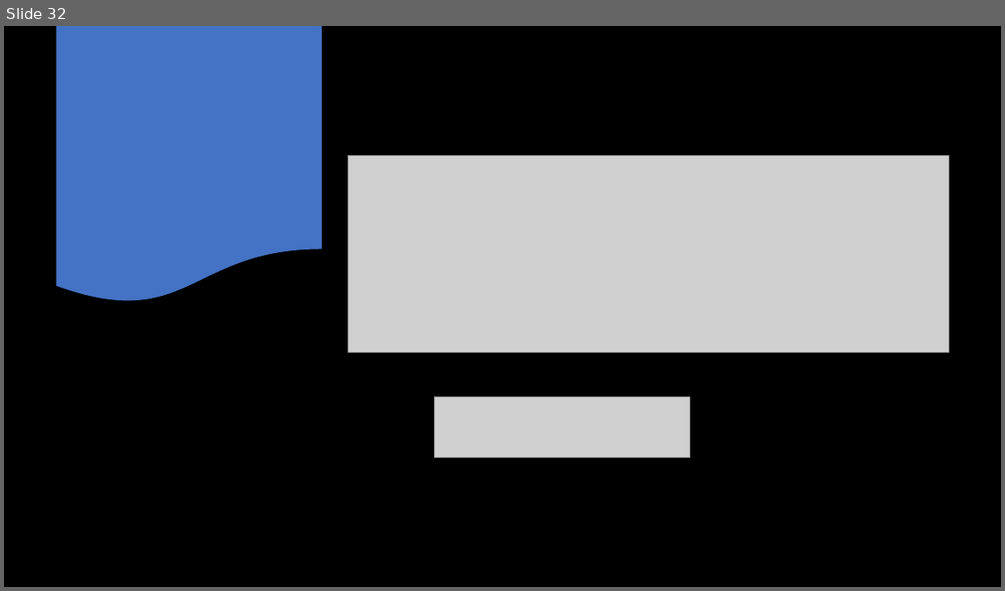
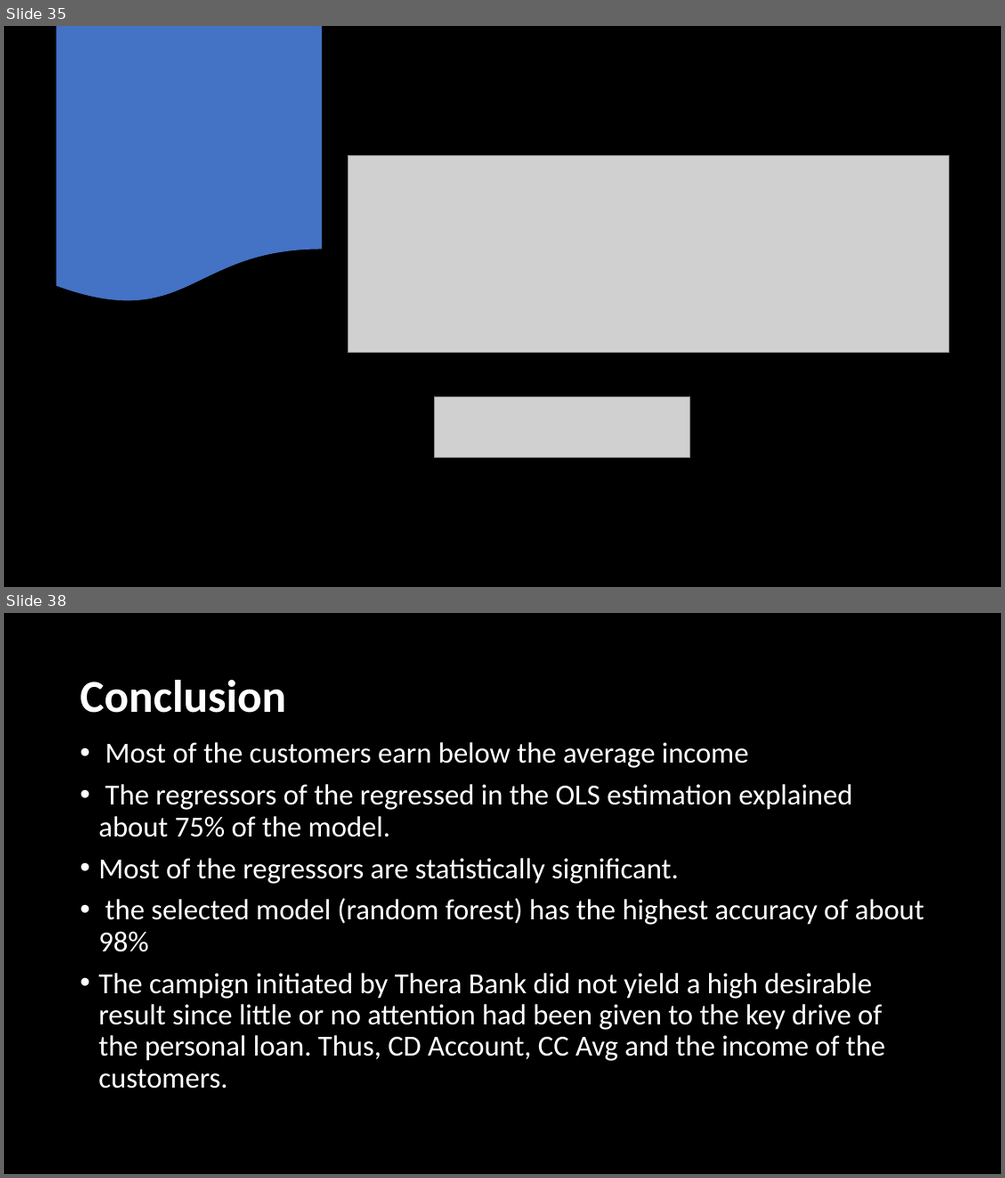
Before and after one commit to BubutorCorbanEnam/BANK-PERSONAL-LOAN-MODELLING-DigiCap-Capstone-Project-, a slide deck: Digicap presentation.pptx. Shown one above the other, each under a label of ours: slide 32 before the commit, slides 35 and 38 after it; the slides between them are not shown. The pictures are 1005x591 and 1005x1178 pixels, drawn with LibreOffice and Linux fonts; fonts in the diff are those of the drawing; grey boxes stand for pictures. Boxes give left, top, right and bottom in pixels: in the first picture for what was removed or moved away, otherwise in the second. Text is boxed around its words. In the diff, an @@ line names an element or a change of style, - is before the commit and + after.

```diff
--- a/Digicap presentation.pptx
+++ b/Digicap presentation.pptx
@@ slide 38 added at [4, 613, 1001, 1174], background #000000 @@
@@ title added at [80, 680, 286, 713], 44 pt, text #FFFFFF, bold @@
+Conclusion
@@ text added at [98, 742, 924, 1088], 28 pt, text #FFFFFF @@
+• Most of the customers earn below the average income
+• The regressors of the regressed in the OLS estimation explained about 75% of the model.
+• Most of the regressors are statistically significant.
+• the selected model (random forest) has the highest accuracy of about 98%
+• The campign initiated by Thera Bank did not yield a high desirable result since little or no attention had been given to the key drive of the personal loan. Thus, CD Account, CC Avg and the income of the customers.
@@ what was slide 32 is now slide 35 @@
```
Also in this commit, not shown: 1 slide changed, 7 other slides added, 2 slides removed.
